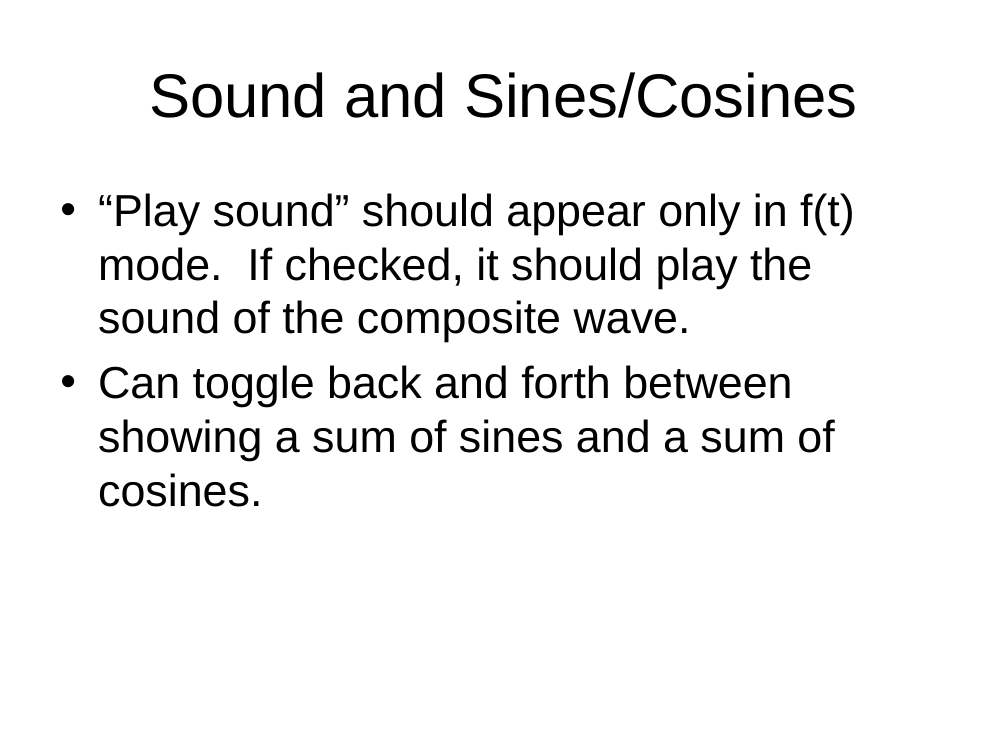
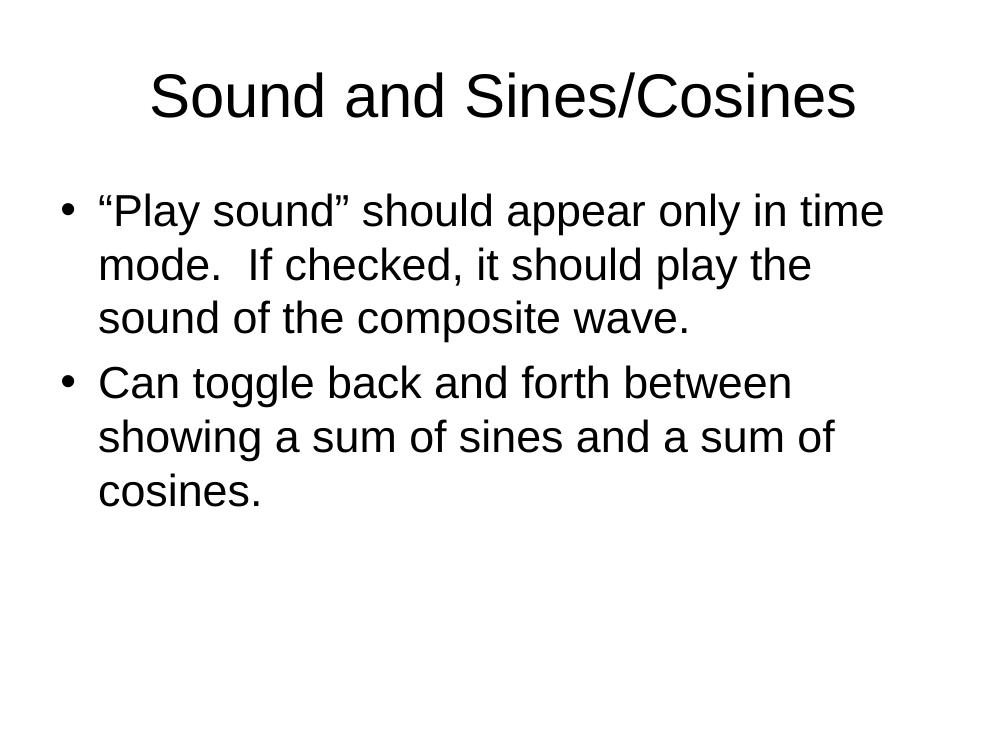
Before and after one commit to mleoking/PhET, a slide deck: slide 14 of fourier/doc/Fourier_Design_Outline.ppt (slide 8 before the commit). Drawn at 1008x756 pixels with LibreOffice and Linux fonts; fonts in the diff are those of the drawing. Boxes give left, top, right and bottom in pixels: in the first picture for what was removed or moved away, otherwise in the second. Text is boxed around its words. In the diff, an @@ line names an element or a change of style, - is before the commit and + after.

```diff
--- a/fourier/doc/Fourier_Design_Outline.ppt
+++ b/fourier/doc/Fourier_Design_Outline.ppt
@@ text at (98,193,885,342): text changed @@
-• “Play sound” should appear only in f(t) mode. If checked, it should play the sound of the composite wave.
+• “Play sound” should appear only in time mode. If checked, it should play the sound of the composite wave.
```
Also in this commit, not shown: 10 other slides changed, 16 slides added, 6 slides removed.
